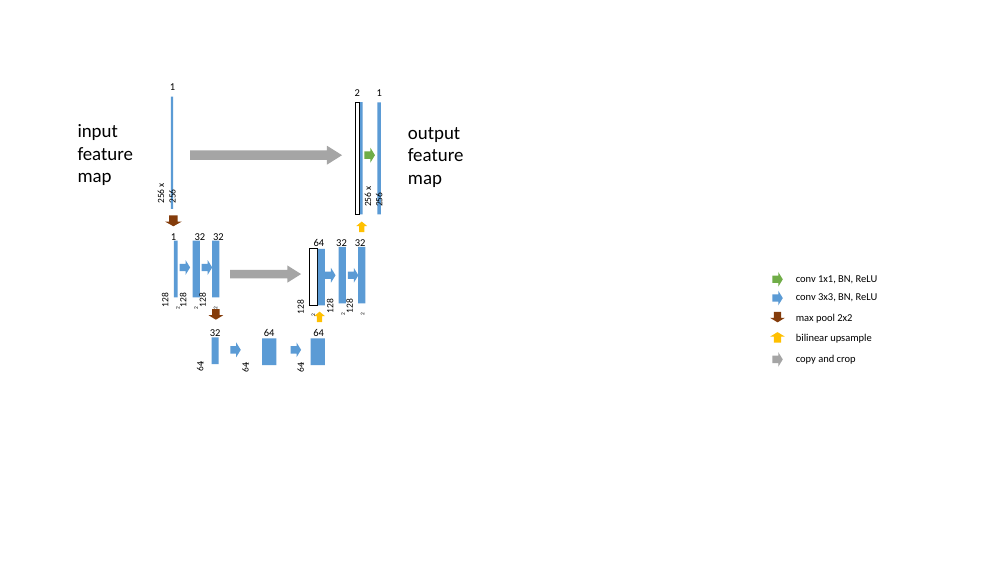
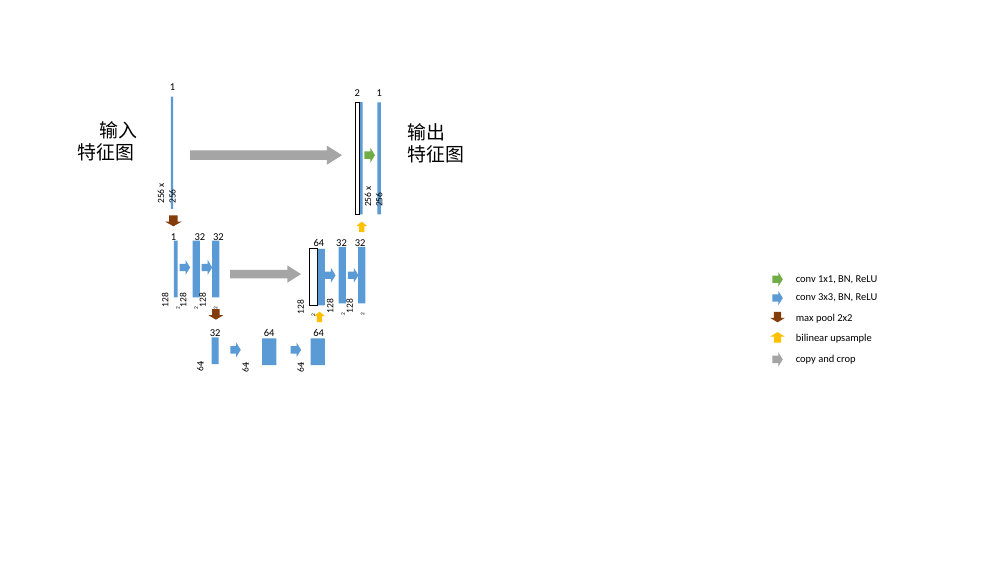
Before and after one commit to W-void/landsat0, a slide deck: slide 9 of pic/模型图.pptx. Drawn at 1008x567 pixels with LibreOffice and Linux fonts; fonts in the diff are those of the drawing. Boxes give left, top, right and bottom in pixels: in the first picture for what was removed or moved away, otherwise in the second. Text is boxed around its words. In the diff, an @@ line names an element or a change of style, - is before the commit and + after.

```diff
--- a/pic/模型图.pptx
+++ b/pic/模型图.pptx
@@ text at (78, 121, 138, 161): text changed @@
-input feature map
+输入
+特征图
@@ text at (408, 123, 465, 163): text changed @@
-output feature map
+输出
+特征图
```
Also in this commit, not shown: 3 other slides changed, 2 slides added, 2 slides removed, 34 other files.
